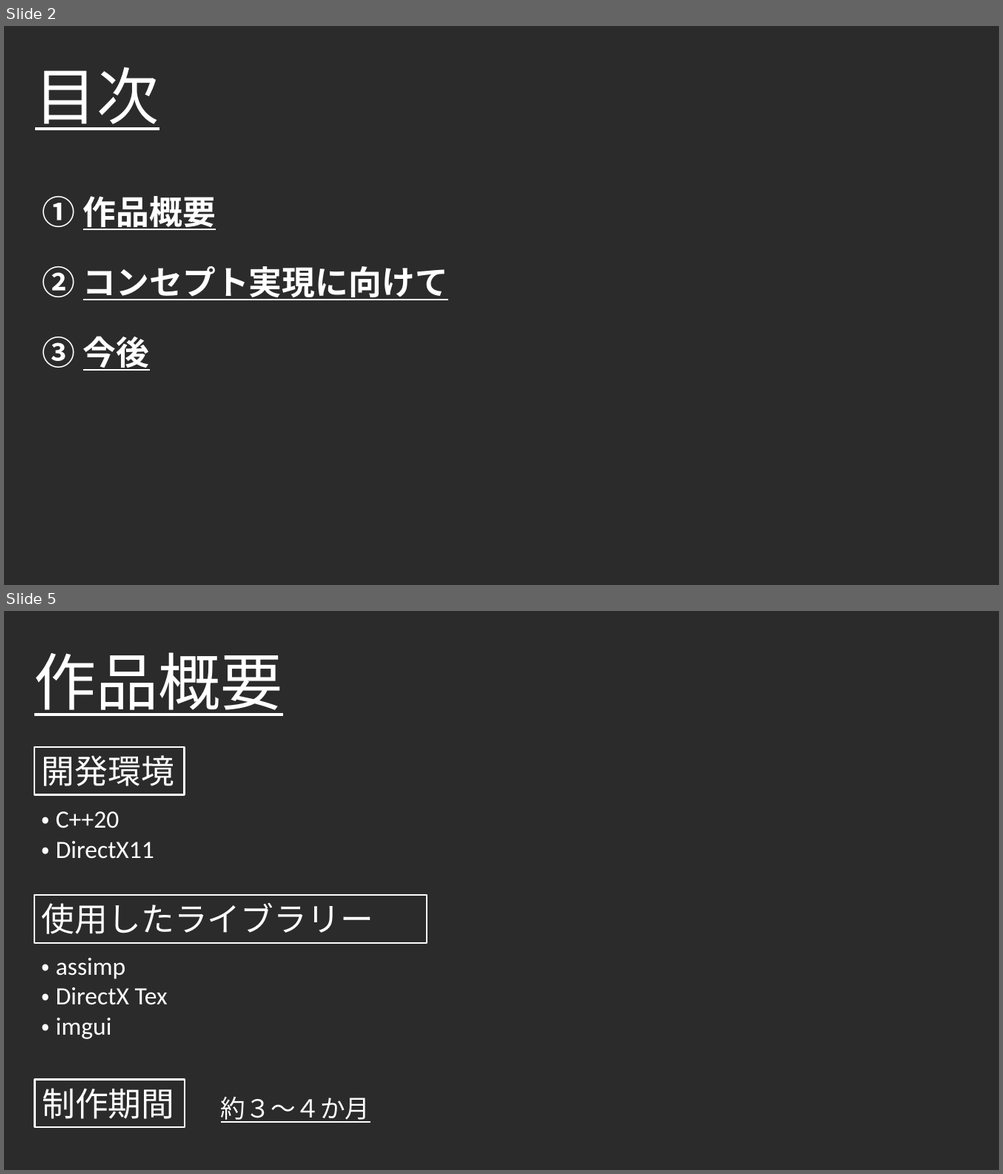
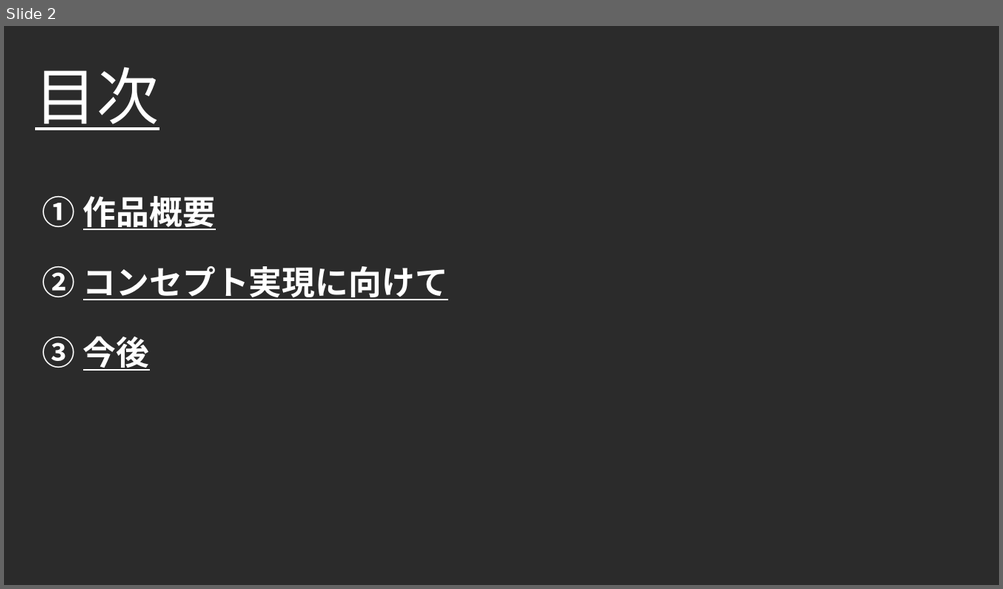
Before and after one commit to Takeshi0106/Action_Game, a slide deck: 就職作品概要資料.pptx. Shown one above the other, each under a label of ours: slides 2 and 5 before the commit, slide 2 after it; the slides between them are not shown. The pictures are 1003x1174 and 1003x589 pixels, drawn with LibreOffice and Linux fonts; fonts in the diff are those of the drawing; background and template pictures are left out; a plain dark background stands for a picture behind light text. Boxes give left, top, right and bottom in pixels: in the first picture for what was removed or moved away, otherwise in the second. Text is boxed around its words. In the diff, an @@ line names an element or a change of style, - is before the commit and + after.

Commit message:
パワポを修正しました。

```diff
--- a/就職作品概要資料.pptx
+++ b/就職作品概要資料.pptx
@@ slide 5 removed at (4, 611, 999, 1170), background picture (left out) @@
@@ title removed at (34, 652, 283, 716) @@
-作品概要
@@ rectangle removed at (34, 748, 185, 795) @@
-開発環境
@@ text removed at (42, 812, 154, 859) @@
-・ C++20
-・ DirectX11
@@ rectangle removed at (34, 895, 427, 943) @@
-使用したライブラリー
@@ text removed at (42, 958, 168, 1039) @@
-・ assimp
-・ DirectX Tex
-・ imgui
@@ rectangle removed at (34, 1079, 185, 1128) @@
-制作期間
@@ text removed at (221, 1097, 370, 1123) @@
-約３～４か月
```
Also in this commit, not shown: 6 other slides changed, 2 slides added, 2 other slides removed, 1 other file.
